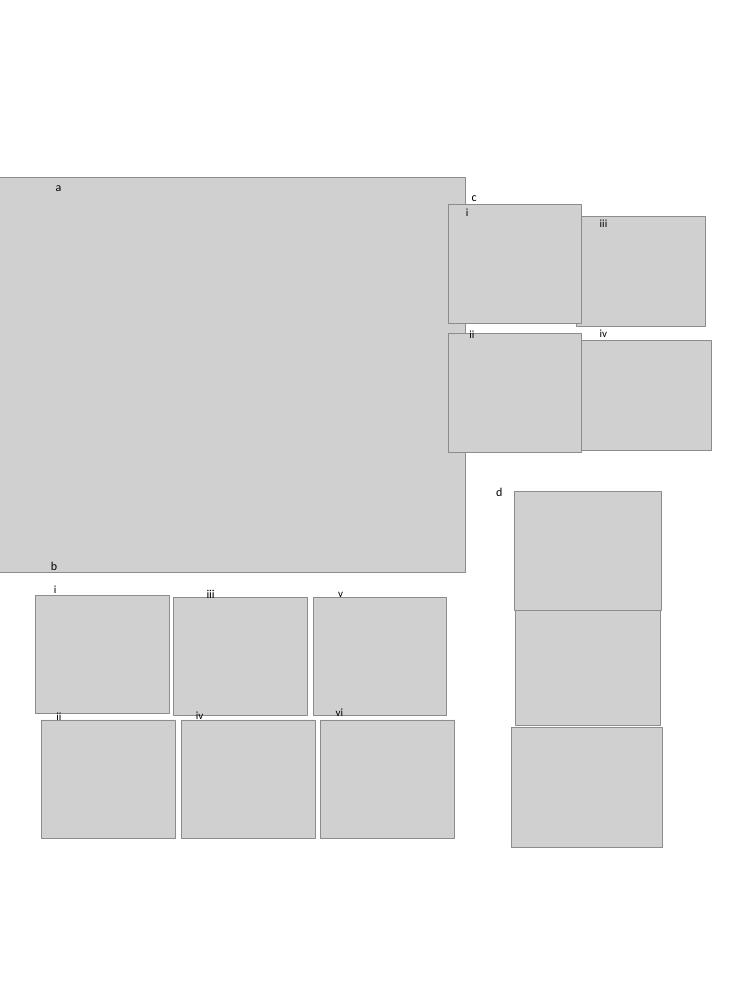
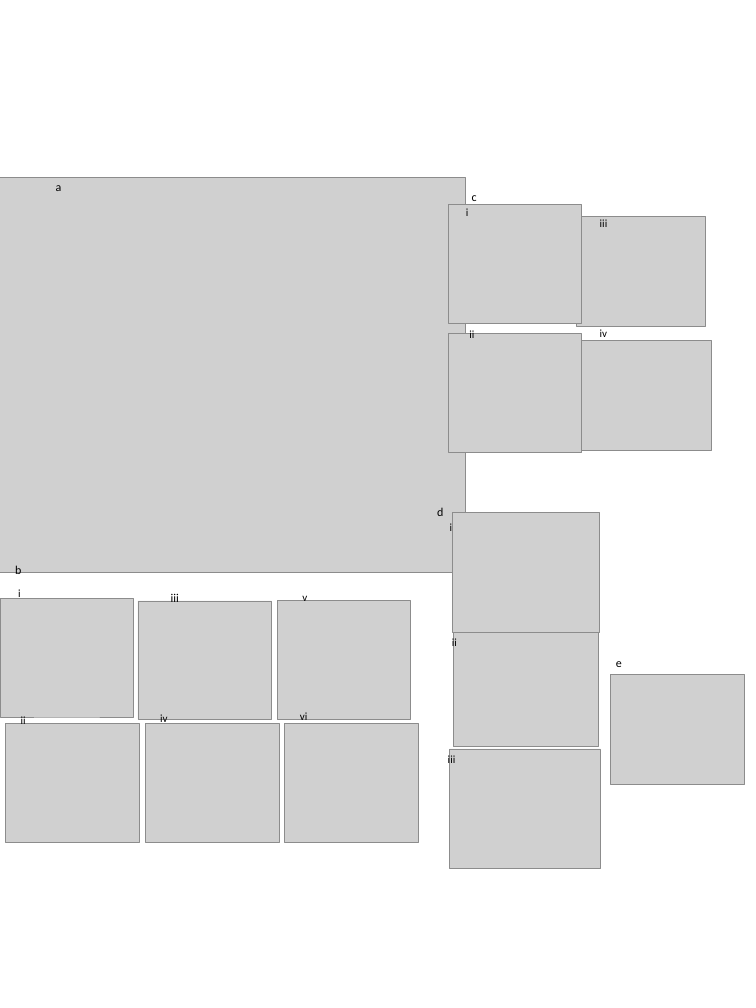
Before and after one commit to jamesrlawson/leaf_proteomics, a slide deck: slide 3 of docs/manuscripts/euc manuscript/figs/euc_MS_figure_panels_JL_10-07-17.pptx. Drawn at 756x1008 pixels with LibreOffice and Linux fonts; fonts in the diff are those of the drawing; grey boxes stand for pictures; background and template pictures are left out. Boxes give left, top, right and bottom in pixels: in the first picture for what was removed or moved away, otherwise in the second. Text is boxed around its words. In the diff, an @@ line names an element or a change of style, - is before the commit and + after.

```diff
--- a/docs/manuscripts/euc manuscript/figs/euc_MS_figure_panels_JL_10-07-17.pptx
+++ b/docs/manuscripts/euc manuscript/figs/euc_MS_figure_panels_JL_10-07-17.pptx
@@ 3 pictures, 1 text: place and size @@
-3 pictures, 1 text at [496, 487, 662, 848]
+3 pictures, 1 text at [437, 508, 600, 869]
@@ text added at [450, 522, 453, 534], 11 pt, text #000000 @@
+i
@@ 7 texts, 6 pictures: place and size @@
-7 texts, 6 pictures at [36, 561, 454, 838]
+7 texts, 6 pictures at [0, 565, 419, 842]
@@ text added at [452, 637, 457, 649], 11 pt, text #000000 @@
+ii
@@ picture added at [611, 674, 744, 785] @@
@@ text added at [616, 661, 622, 667], 12 pt, text #000000 @@
+e
@@ text added at [448, 754, 456, 766], 11 pt, text #000000 @@
+iii
```
Also in this commit, not shown: 1 other slide changed, 1 slide removed, 5 other files.
